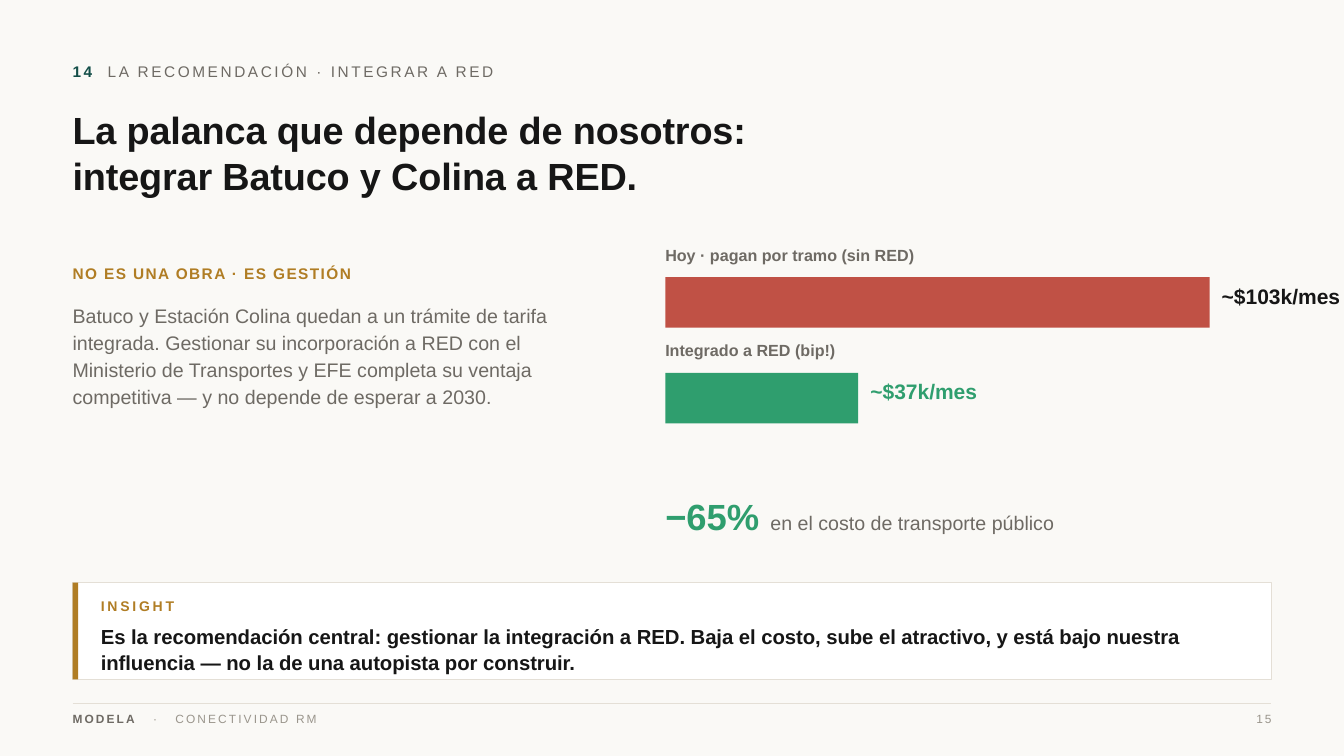
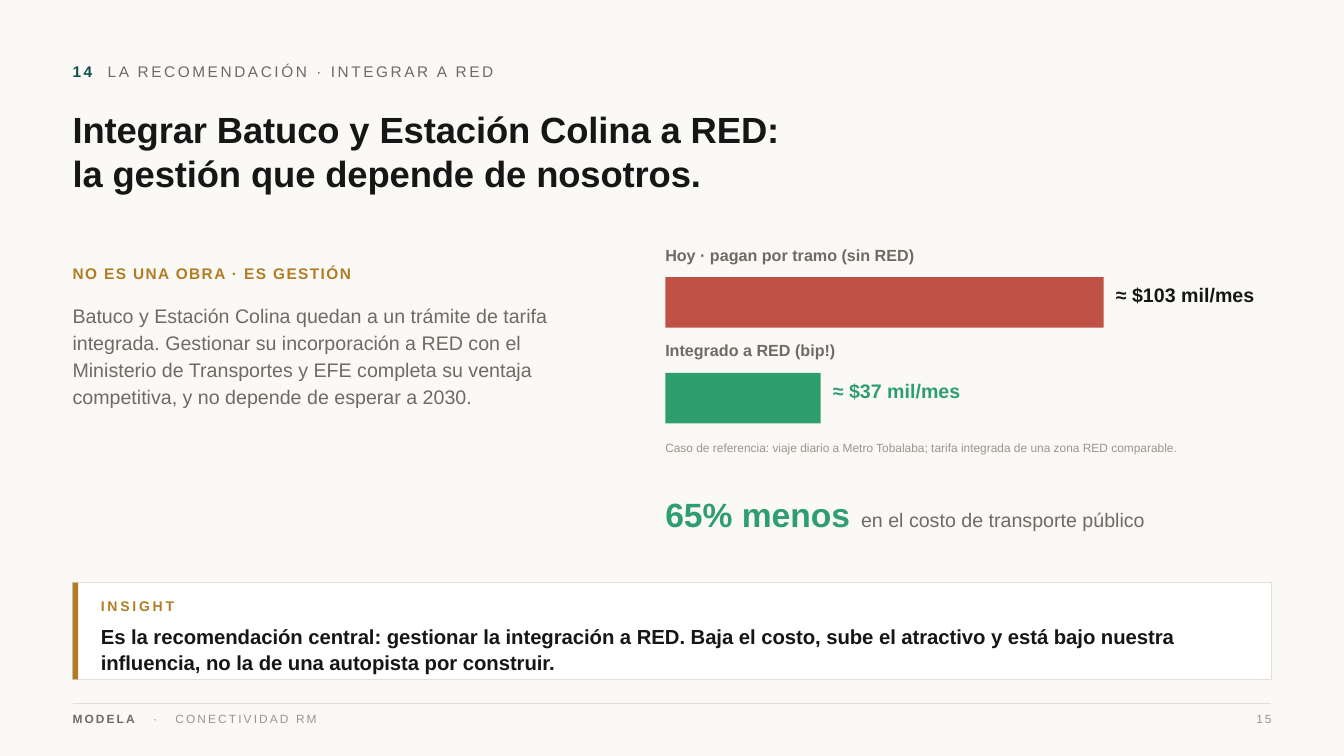
Before and after one commit to modela-simulador/modela-simulador, a slide deck: slide 15 of public/conectividad/Conectividad-Modela.pptx. Drawn at 1344x756 pixels with LibreOffice and Linux fonts; fonts in the diff are those of the drawing. Boxes give left, top, right and bottom in pixels: in the first picture for what was removed or moved away, otherwise in the second. Text is boxed around its words. In the diff, an @@ line names an element or a change of style, - is before the commit and + after.

```diff
--- a/public/conectividad/Conectividad-Modela.pptx
+++ b/public/conectividad/Conectividad-Modela.pptx
@@ text at [73,116,780,195]: text changed; size 27 to 26 pt @@
-La palanca que depende de nosotros:
-integrar Batuco y Colina a RED.
+Integrar Batuco y Estación Colina a RED:
+la gestión que depende de nosotros.
@@ rectangle: place and size @@
-rectangle at [665,277,1210,328]
+rectangle at [665,277,1104,328]
@@ text at [1132,287,1254,304]: text changed; size 15 to 14 pt @@
-~$103k/mes
+≈ $103 mil/mes
@@ text at [73,308,547,408]: text changed @@
-Batuco y Estación Colina quedan a un trámite de tarifa integrada. Gestionar su incorporación a RED con el Ministerio de Transportes y EFE completa su ventaja competitiva — y no depende de esperar a 2030.
+Batuco y Estación Colina quedan a un trámite de tarifa integrada. Gestionar su incorporación a RED con el Ministerio de Transportes y EFE completa su ventaja competitiva, y no depende de esperar a 2030.
@@ rectangle: place and size @@
-rectangle at [665,373,858,423]
+rectangle at [665,373,821,423]
@@ text at [849,383,960,400]: text changed; size 15 to 14 pt @@
-~$37k/mes
+≈ $37 mil/mes
@@ text added at [665,443,1177,455], 8.5 pt, text #9A958C @@
+Caso de referencia: viaje diario a Metro Tobalaba; tarifa integrada de una zona RED comparable.
@@ text at [665,503,1144,531]: text changed @@
-−65% en el costo de transporte público
+65% menos en el costo de transporte público
@@ text at [101,629,1174,675]: text changed @@
-Es la recomendación central: gestionar la integración a RED. Baja el costo, sube el atractivo, y está bajo nuestra influencia — no la de una autopista por construir.
+Es la recomendación central: gestionar la integración a RED. Baja el costo, sube el atractivo y está bajo nuestra influencia, no la de una autopista por construir.
```
Also in this commit, not shown: 14 other slides changed, 3 slides added, 4 slides removed, 39 other files.
